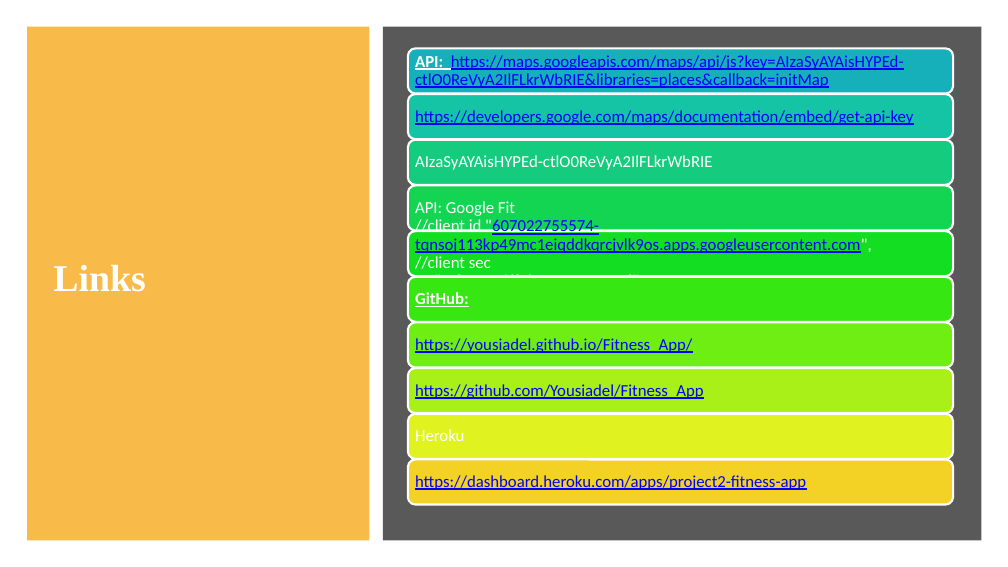
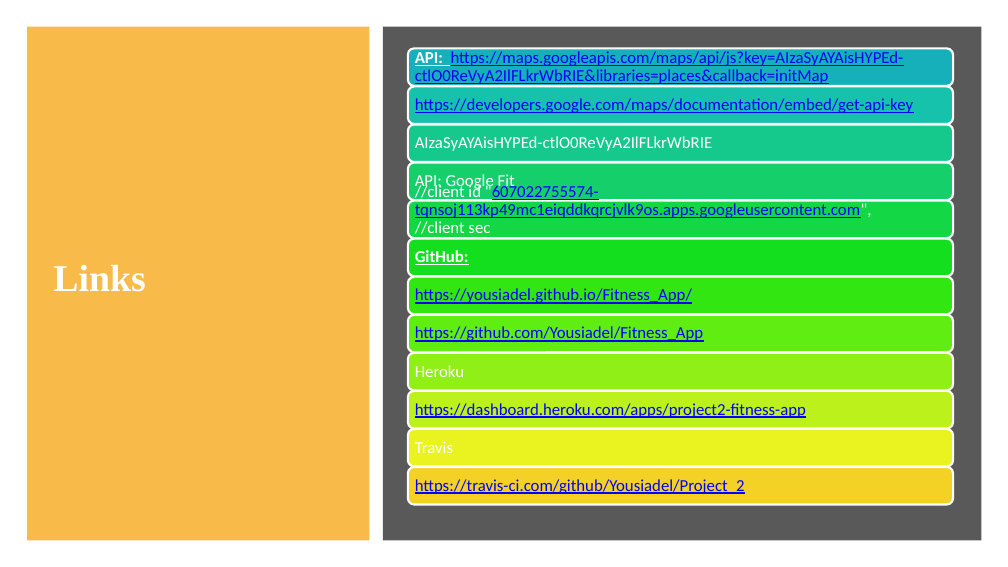
Before and after one commit to Yousiadel/Fitness_App, a slide deck: slide 13 of Prject 2 Group 2 Fitness App.pptx. Drawn at 1008x567 pixels with LibreOffice and Linux fonts; fonts in the diff are those of the drawing. Boxes give left, top, right and bottom in pixels: in the first picture for what was removed or moved away, otherwise in the second. Text is boxed around its words. In the diff, an @@ line names an element or a change of style, - is before the commit and + after.

```diff
--- a/Prject 2 Group 2 Fitness App.pptx
+++ b/Prject 2 Group 2 Fitness App.pptx
@@ rounded rectangle: place and size @@
-rounded rectangle at [408,48,954,94]
+rounded rectangle at [408,48,954,86]
@@ text "API: https://maps.googleapis.com/maps/api/js?key=AIzaSyAYAis ...": place and size @@
-text "API: https://maps.googleapis.com/maps/api/js?key=AIzaSyAYAis ..." at [415,55,904,88]
+text "API: https://maps.googleapis.com/maps/api/js?key=AIzaSyAYAis ..." at [415,51,904,86]
@@ rounded rectangle: place and size @@
-rounded rectangle at [408,94,954,139]
+rounded rectangle at [408,86,954,124]
@@ rounded rectangle at [408,86,954,124]: fill #15C4A4 to #16C2AB @@
@@ text "https://developers.google.com/maps/documentation/embed/get-a ..." rewrapped from [415,110,913,213] to [415,98,913,191] @@
@@ text "AIzaSyAYAisHYPEd-ctlO0ReVyA2IlFLkrWbRIE": place and size @@
-text "AIzaSyAYAisHYPEd-ctlO0ReVyA2IlFLkrWbRIE" at [415,155,712,170]
+text "AIzaSyAYAisHYPEd-ctlO0ReVyA2IlFLkrWbRIE" at [415,136,712,151]
@@ rounded rectangle: place and size @@
-rounded rectangle at [408,140,954,185]
+rounded rectangle at [408,163,954,200]
@@ rounded rectangle at [408,163,954,200]: fill #15CC7E to #15D06A @@
@@ text "API: Google Fit": place and size @@
-text "API: Google Fit" at [446,201,515,216]
+text "API: Google Fit" at [446,174,515,191]
@@ rounded rectangle: place and size @@
-rounded rectangle at [408,185,954,231]
+rounded rectangle at [408,200,954,238]
@@ rounded rectangle at [408,200,954,238]: fill #14D552 to #14D746 @@
@@ text "//client id "607022755574- tqnsoj113kp49mc1eiqddkqrcjvlk9os. ..." rewrapped from [415,219,872,278] to [415,184,872,256] @@
@@ rounded rectangle: place and size @@
-rounded rectangle at [408,231,954,277]
+rounded rectangle at [408,239,954,277]
@@ rounded rectangle at [408,239,954,277]: fill #13DE22 to #13DF1E @@
@@ text "GitHub:": place and size @@
-text "GitHub:" at [415,292,469,307]
+text "GitHub:" at [415,250,469,265]
@@ rounded rectangle: place and size @@
-rounded rectangle at [408,277,954,322]
+rounded rectangle at [408,277,954,315]
@@ rounded rectangle at [408,277,954,315]: fill #37E712 to #32E612 @@
@@ text "https://yousiadel.github.io/Fitness_App/": place and size @@
-text "https://yousiadel.github.io/Fitness_App/" at [415,338,692,353]
+text "https://yousiadel.github.io/Fitness_App/" at [415,288,692,304]
@@ rounded rectangle: place and size @@
-rounded rectangle at [408,323,954,368]
+rounded rectangle at [408,315,954,352]
@@ rounded rectangle at [408,315,954,352]: fill #6FEE13 to #5FED12 @@
@@ text "https://github.com/Yousiadel/Fitness_App": place and size @@
-text "https://github.com/Yousiadel/Fitness_App" at [415,384,704,399]
+text "https://github.com/Yousiadel/Fitness_App" at [415,326,704,342]
@@ rounded rectangle: place and size @@
-rounded rectangle at [408,368,954,414]
+rounded rectangle at [408,353,954,391]
@@ rounded rectangle at [408,353,954,391]: fill #A9F019 to #8FEF16 @@
@@ text "Heroku": place and size @@
-text "Heroku" at [415,429,464,441]
+text "Heroku" at [415,365,464,377]
@@ text "https://dashboard.heroku.com/apps/project2-fitness-app": place and size @@
-text "https://dashboard.heroku.com/apps/project2-fitness-app" at [415,475,806,490]
+text "https://dashboard.heroku.com/apps/project2-fitness-app" at [415,403,806,418]
@@ rounded rectangle: place and size @@
-rounded rectangle at [408,414,954,459]
+rounded rectangle at [408,429,954,467]
@@ rounded rectangle at [408,429,954,467]: fill #E0F21F to #EAF220 @@
@@ rounded rectangle: place and size @@
-rounded rectangle at [408,460,954,505]
+rounded rectangle at [408,467,954,505]
@@ group added at [408,125,954,494]: 2 rounded rectangles, 2 texts @@
+Travis
+https://travis-ci.com/github/Yousiadel/Project_2
```
Also in this commit, not shown: 2 other slides changed.
